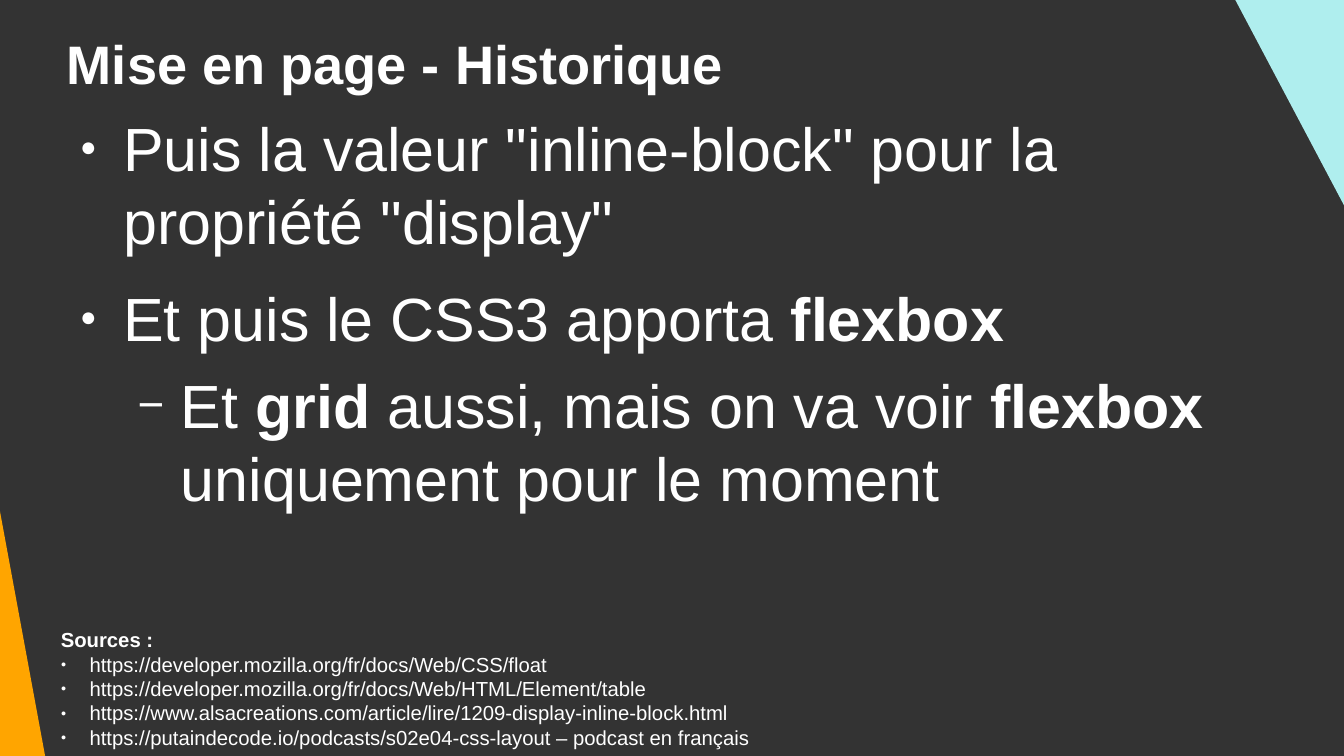
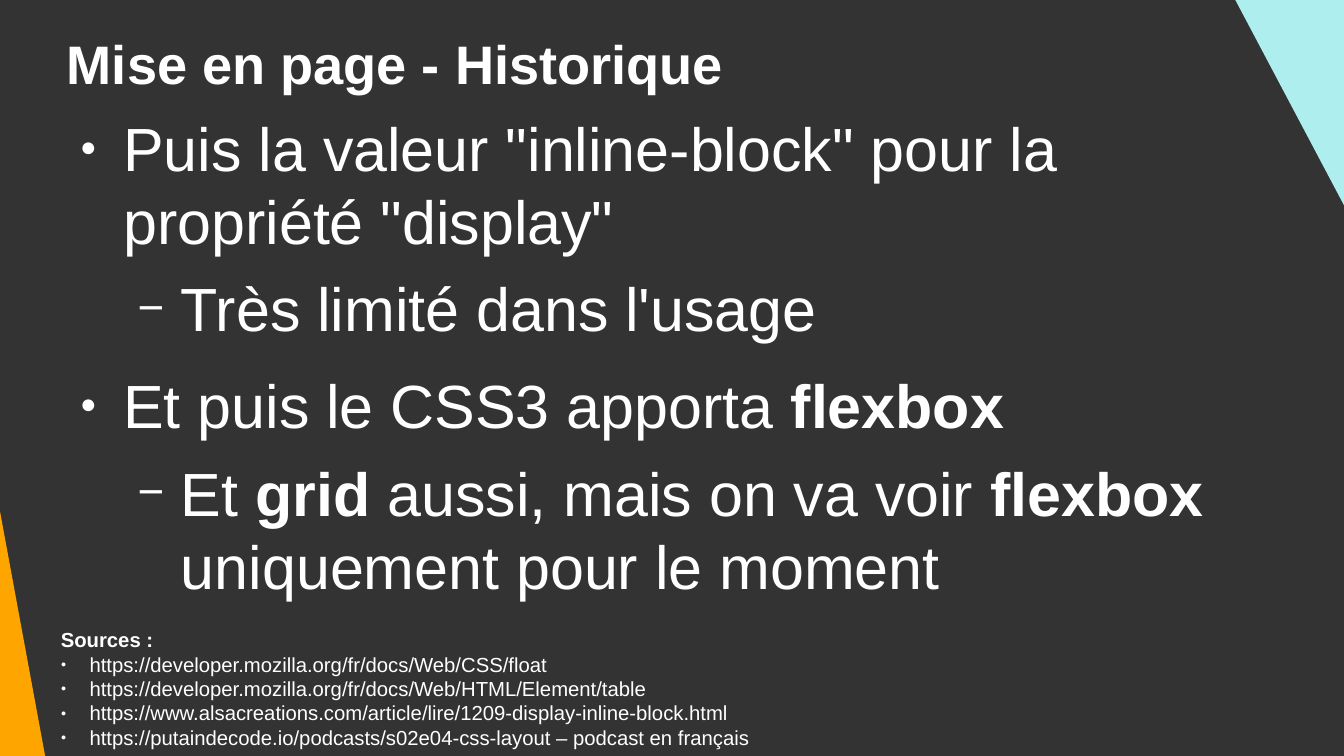
Before and after one commit to DanYellow/cours, a slide deck: slide 8 of integration-web-s1/travaux-pratiques/numero-8/presentation.odp (slide 7 before the commit). Drawn at 1344x756 pixels with LibreOffice and Linux fonts; fonts in the diff are those of the drawing. Boxes give left, top, right and bottom in pixels: in the first picture for what was removed or moved away, otherwise in the second. Text is boxed around its words. In the diff, an @@ line names an element or a change of style, - is before the commit and + after.

```diff
--- a/integration-web-s1/travaux-pratiques/numero-8/presentation.odp
+++ b/integration-web-s1/travaux-pratiques/numero-8/presentation.odp
@@ text at (181, 286, 816, 342): paragraph added @@
+  − Très limité dans l'usage
```
Also in this commit, not shown: 5 other slides changed, 2 slides added, 27 other files.
